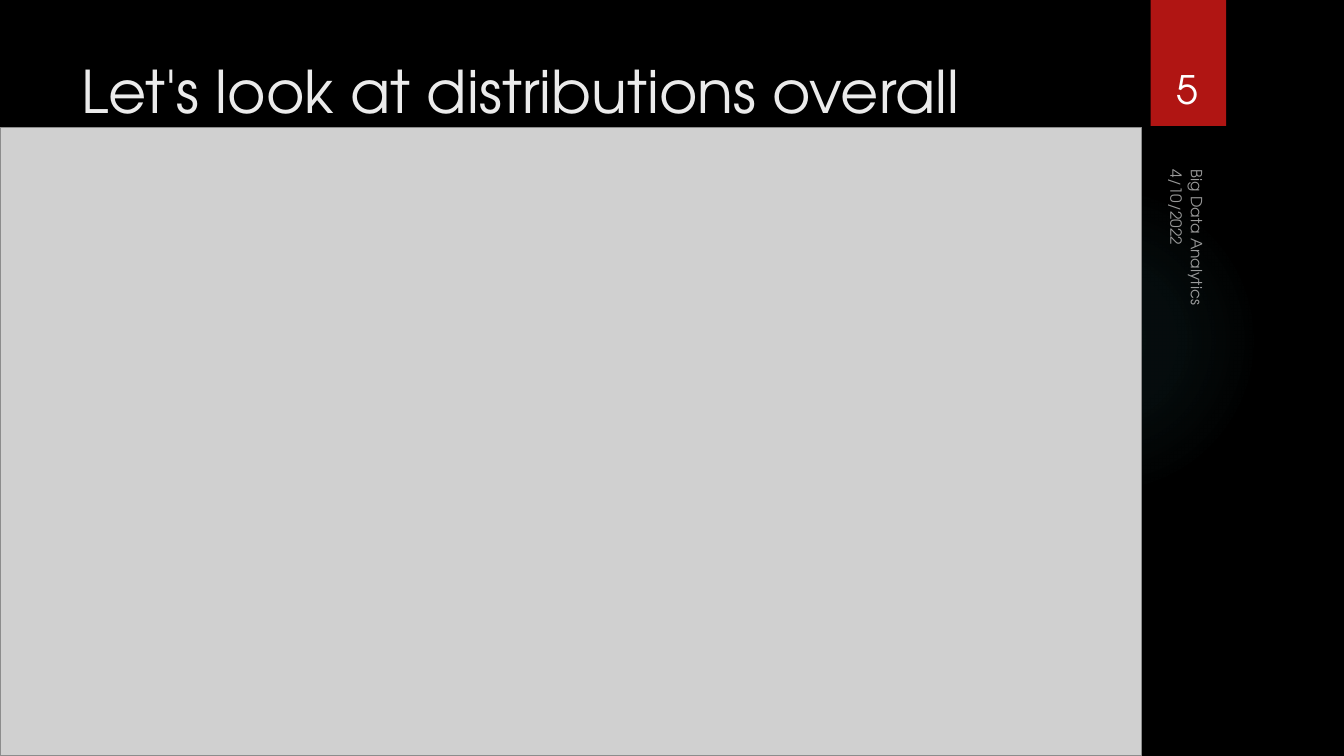
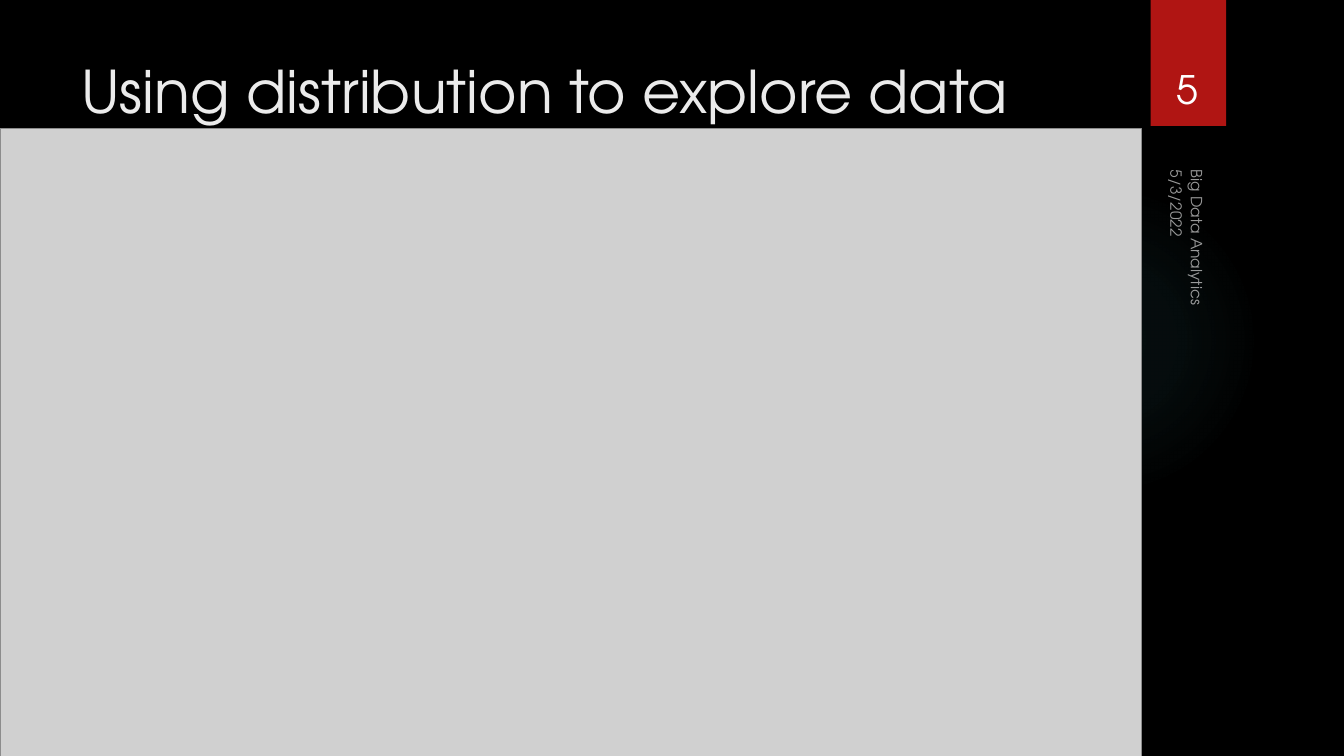
Before and after one commit to jeffbr96/big_data_analytics_project, a slide deck: slide 5 of Presentation.pptx. Drawn at 1344x756 pixels with LibreOffice and Linux fonts; fonts in the diff are those of the drawing; grey boxes stand for pictures; background and template pictures are left out. Boxes give left, top, right and bottom in pixels: in the first picture for what was removed or moved away, otherwise in the second. Text is boxed around its words. In the diff, an @@ line names an element or a change of style, - is before the commit and + after.

Commit message:
work: presentation

```diff
--- a/Presentation.pptx
+++ b/Presentation.pptx
@@ title at (81,69,1008,140): text changed @@
-Let's look at distributions overall
+Using distribution to explore data
@@ text at (1163,176,1189,235): text changed @@
-4/10/2022
+5/3/2022
```
Also in this commit, not shown: 4 other slides changed, 36 slides added, 3 slides removed.
